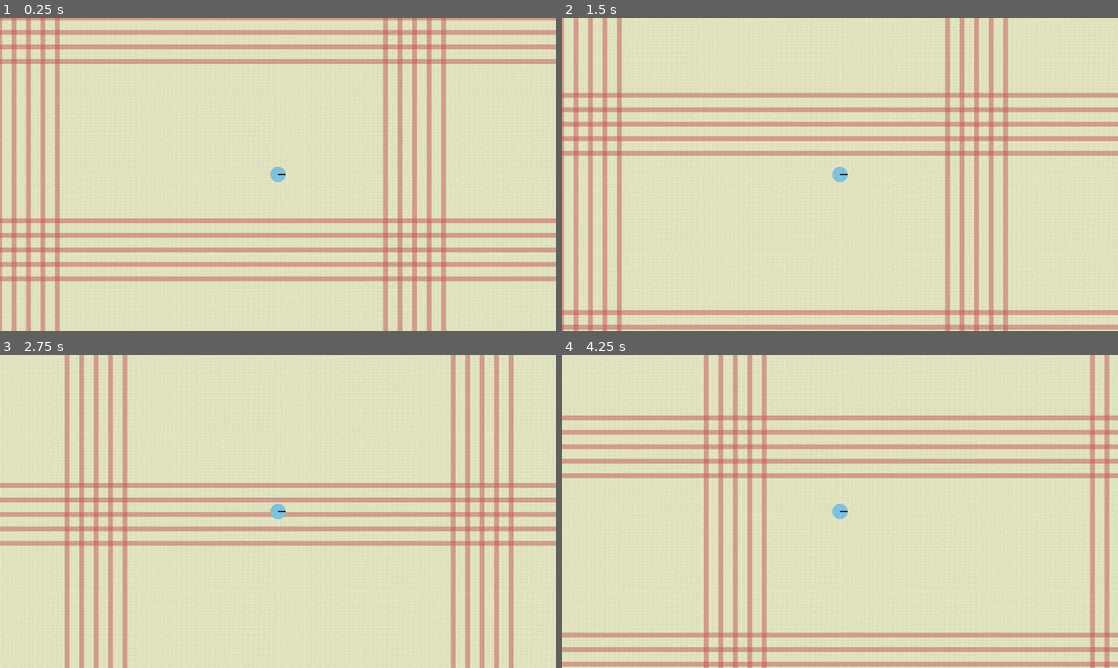
Above: before the commit, frames 1-4 (two rows, left to right).
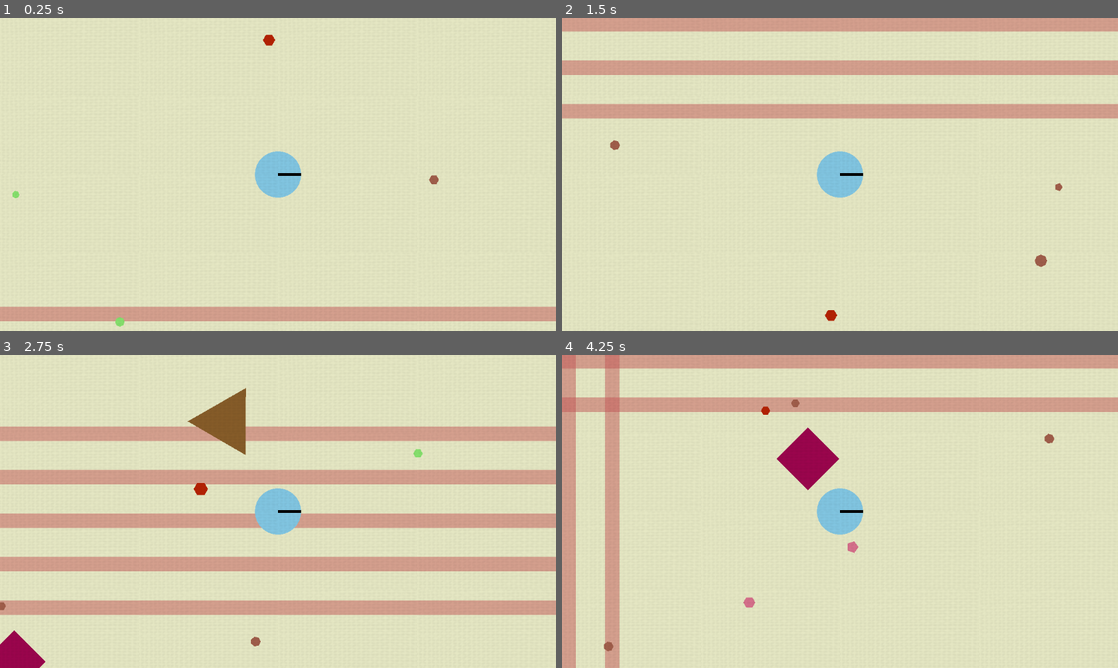
Above: after the commit, the same moments.

Repository: bjornarprytz/dream-deeper-and-deeper
Game: Godot game, scene res://main.tscn
Two runs of this game, one before a commit and one after it. Both use one fixed random seed, a clock stepped at 60 frames per second and the inputs below.
Inputs:
- Up to frame 1 (0.25 s): no input
- Up to frame 2 (1.5 s): tap Enter at 0.5 s; hold Up (ui_up) from 0.53 s (still down)
- Up to frame 3 (2.75 s): release Up (ui_up) at 2.03 s; hold Left (ui_left) from 2.03 s (still down)
- Up to frame 4 (4.25 s): release Left (ui_left) at 3.53 s; hold Down (ui_down) from 3.53 s (still down)

The runs differ from the first frame. In frame 1, 26% of the frame differs, in the area x 0-100%, y 0-100%; in frame 2, 28%; in frame 3, 34%; in frame 4, 31%.
Error in both runs: Invalid assignment of property or key 'scale' with value of type 'Vector2' on a base object of type 'Nil'. (res://autoload/spawner.gd:43)

Commit message:
wip generation

Diff:
--- a/src/critters/pent/pentagonia.gd
+++ b/src/critters/pent/pentagonia.gd
@@ -14,10 +14,12 @@
 		bud.position = bud.position - (bud.position) * delta
 
 
-func _on_bud_body_entered(body: Node2D) -> void:
-	nearby = body
+func _on_body_body_entered(body: Node2D) -> void:
+	if (body.owner is Flower):
+		return
+	nearby = body.owner
 
 
-func _on_bud_body_exited(body: Node2D) -> void:
-	if (body == nearby):
+func _on_body_body_exited(body: Node2D) -> void:
+	if (body.owner == nearby):
 		nearby = null
--- a/src/critters/pent/pentagonia.tscn
+++ b/src/critters/pent/pentagonia.tscn
@@ -8,3 +8,7 @@
 
 [node name="Body" parent="." instance=ExtResource("2_1vn31")]
 n_sides = 5
+disable_collider = false
+
+[connection signal="body_entered" from="Body" to="." method="_on_body_body_entered"]
+[connection signal="body_exited" from="Body" to="." method="_on_body_body_exited"]
--- a/src/critters/tri/tri.gd
+++ b/src/critters/tri/tri.gd
@@ -5,9 +5,6 @@
 var player : Player
 
 var move_direction
-
-func _ready() -> void:
-	modulate = Global.palette_critters[0]
 
 # Called every frame. 'delta' is the elapsed time since the previous frame.
 func _process(delta: float) -> void:
--- a/src/critters/tri/tri.tscn
+++ b/src/critters/tri/tri.tscn
@@ -20,6 +20,7 @@
 
 [node name="Body" parent="." instance=ExtResource("3_14iat")]
 n_sides = 3
+disable_collider = false
 
 [connection signal="body_entered" from="Senses" to="." method="_on_senses_body_entered"]
 [connection signal="body_exited" from="Senses" to="." method="_on_senses_body_exited"]
--- a/src/main.gd
+++ b/src/main.gd
@@ -1,15 +1,13 @@
 extends Node2D
-
-# Density of flowers
-@export var flower_density := 0.1
-# Bias towards clustering (higher values create more clusters)
-@export var cluster_bias := 2.0
 
 @onready var flowers : Node = $Flowers
 @onready var critters : Node = $Critters
 
 func _ready() -> void:
 	Global.chunk_changed.connect(_on_new_chunk)
+
+	for chunk in Global.get_chunk_collection(Vector2i(0,0)):
+		_populate_chunk(chunk)
 
 func _on_new_chunk(_old: Vector2i, _new: Vector2i):
 	_clean_up_stragglers()
@@ -24,12 +22,10 @@
 	print("TODO: Remove stragglers")
 
 func _populate_chunk(chunk_coord: Vector2i):
-	print("TODO: Populate chunk ", chunk_coord)
-
 	var seed = rand_from_seed(Global.get_chunk_seed(chunk_coord))
 
-	const n_flowers = 6
-	const n_critters = 3
+	const n_flowers = 25
+	const n_critters = 4
 
 	for i in range(n_flowers):
 		var flower = Spawn.flower()
--- a/src/main.tscn
+++ b/src/main.tscn
@@ -18,12 +18,12 @@
 
 [node name="Background" parent="." instance=ExtResource("2_horkx")]
 
+[node name="Player" parent="." instance=ExtResource("2_xnexx")]
+position = Vector2(239, 246)
+
 [node name="Flowers" type="Node" parent="."]
 
 [node name="Critters" type="Node" parent="."]
-
-[node name="Player" parent="." instance=ExtResource("2_xnexx")]
-position = Vector2(239, 246)
 
 [node name="CanvasLayer" type="CanvasLayer" parent="."]
 
@@ -37,5 +37,6 @@
 texture = ExtResource("4_yihy3")
 
 [node name="Camera" type="Camera2D" parent="." node_paths=PackedStringArray("player")]
+zoom = Vector2(3, 3)
 script = ExtResource("9_jputq")
 player = NodePath("../Player")
--- a/src/player/player.tscn
+++ b/src/player/player.tscn
@@ -12,6 +12,7 @@
 [node name="Body" parent="." instance=ExtResource("2_hqlah")]
 radius = 16.0
 n_sides = 30
+disable_collider = false
 
 [node name="Nose" type="Line2D" parent="."]
 points = PackedVector2Array(16, 0, 0, 0)
Not shown, changed: readme.md
